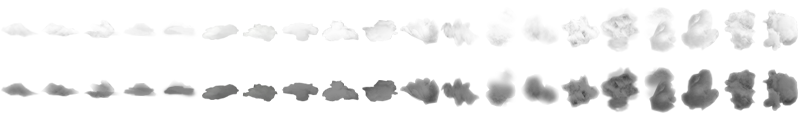
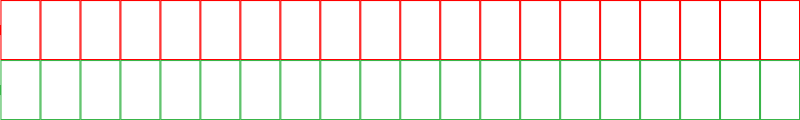
Before/after of a 800px x 120px layered artwork. What changed in the layer stack:
added layer "Layer 2" above "Light clouds" over <box>0,0,800,120</box>
hid group "Light clouds" (20 layers) over <box>0,6,798,53</box>
hid group "Dark clouds" (1 layers) over <box>0,66,798,113</box>
